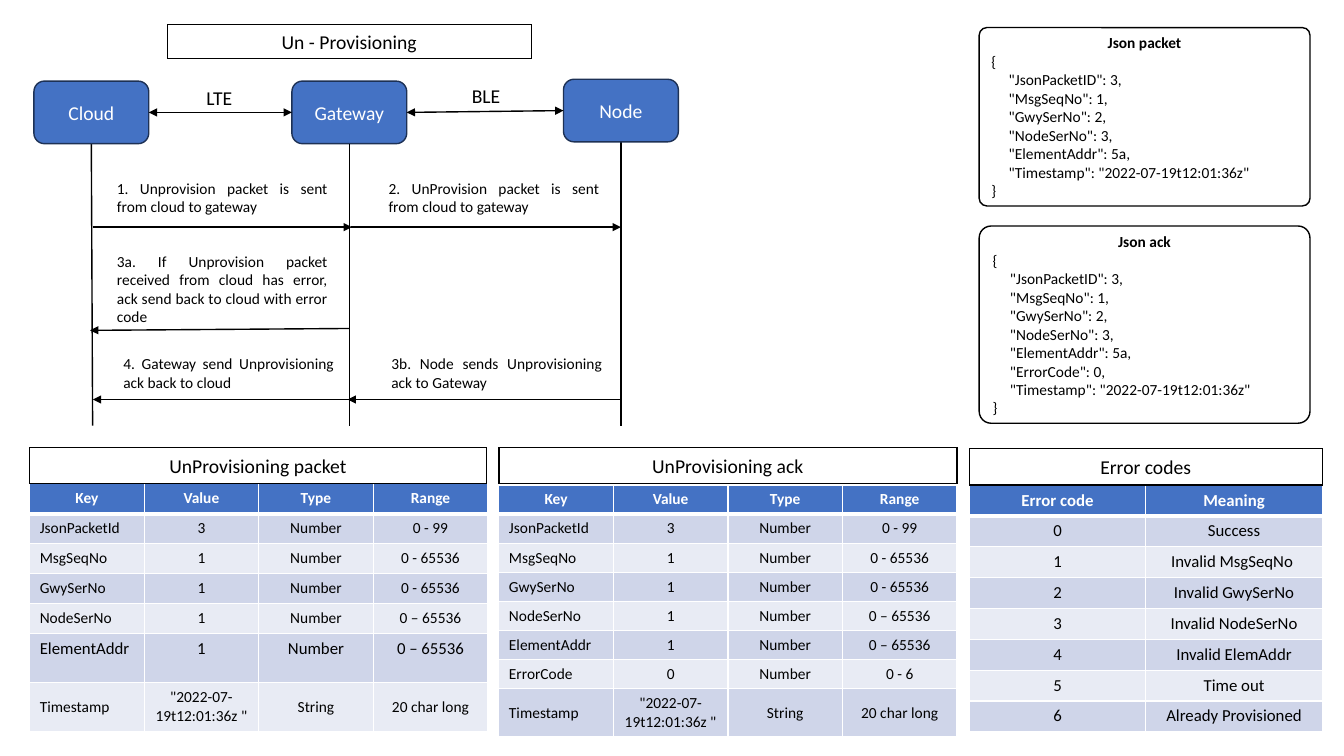
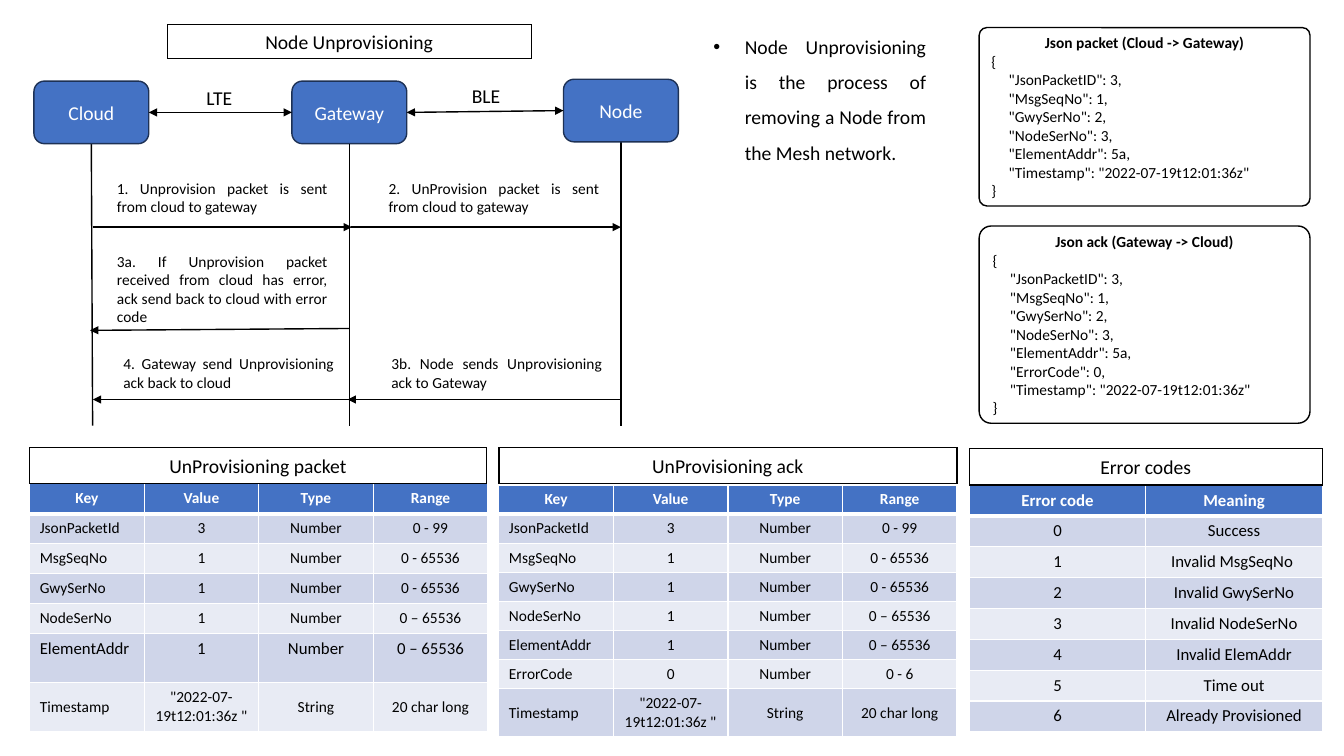
Before and after one commit to embeddedproductdev-create/ur_mesh_ir_node, a slide deck: slide 7 of BusinessFlow.pptx (slide 6 before the commit). Drawn at 1344x756 pixels with LibreOffice and Linux fonts; fonts in the diff are those of the drawing. Boxes give left, top, right and bottom in pixels: in the first picture for what was removed or moved away, otherwise in the second. Text is boxed around its words. In the diff, an @@ line names an element or a change of style, - is before the commit and + after.

Commit message:
Added links and short descriptions of process in businessflow.pptx

```diff
--- a/BusinessFlow.pptx
+++ b/BusinessFlow.pptx
@@ text in rectangle at (x1=265, y1=35, x2=433, y2=53): text changed @@
-Un - Provisioning
+Node Unprovisioning
@@ text added at (x1=745, y1=40, x2=926, y2=160), 14 pt, text #000000 @@
+• Node Unprovisioning is the process of removing a Node from the Mesh network.
@@ text in rounded rectangle at (x1=1045, y1=36, x2=1244, y2=51): text changed @@
-Json packet
+Json packet (Cloud -> Gateway)
@@ text in rounded rectangle at (x1=1055, y1=235, x2=1234, y2=250): text changed @@
-Json ack
+Json ack (Gateway -> Cloud)
```
Also in this commit, not shown: 9 other slides changed, 1 slide added, 3 other files.
